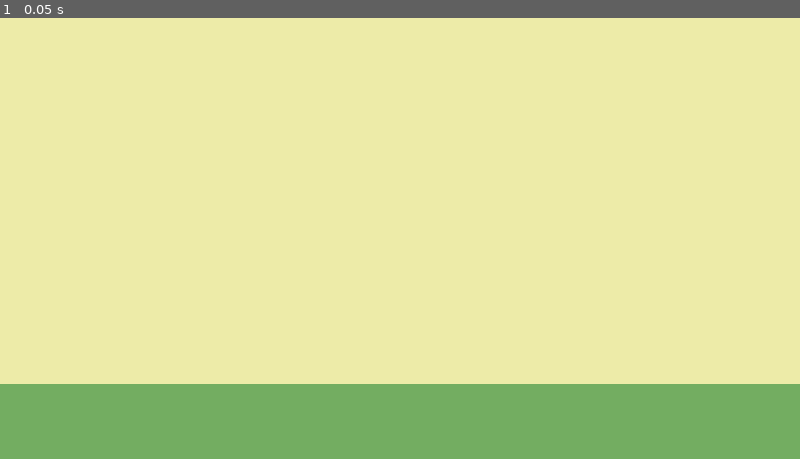
Above: before the commit, frame 1.
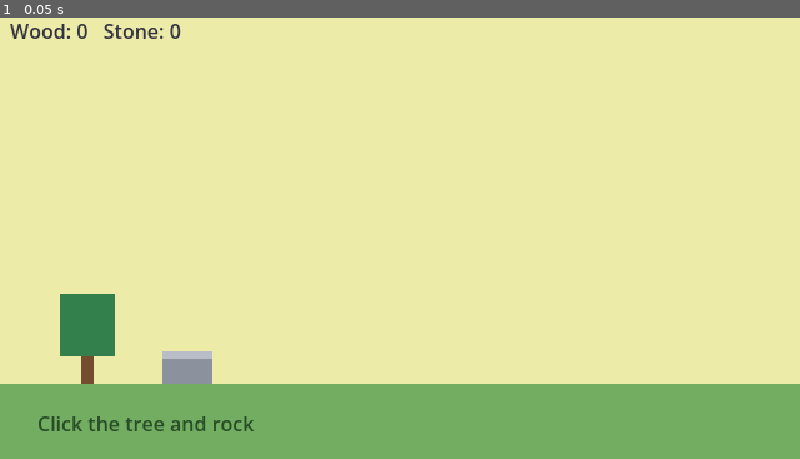
Above: after the commit, the same moment.

Repository: henrikmoepe-del/basebygger
Game: Godot game, scene res://scenes/main.tscn
Same seed, same stepped clock (60 frames per second), same inputs: the game is played once before the commit and once after it.
Inputs:
- Up to frame 1 (0.05 s): no input

The runs differ from the first frame. In frame 1, 2.2% of the frame differs, in the area x 1-32%, y 1-94%.

Commit message:
Add click-to-gather for wood and stone
Clickable tree and rock placeholders add to a global GameState,
and a HUD label shows the totals.

Co-Authored-By: Claude Opus 5.5 <noreply@anthropic.com>

Diff:
--- a/project.godot
+++ b/project.godot
@@ -14,6 +14,10 @@
 run/main_scene="res://scenes/main.tscn"
 config/features=PackedStringArray("4.7", "Forward Plus")
 
+[autoload]
+
+GameState="*res://scripts/game_state.gd"
+
 [display]
 
 window/size/viewport_width=640
--- a/scenes/main.tscn
+++ b/scenes/main.tscn
@@ -1,4 +1,7 @@
 [gd_scene format=3]
+
+[ext_resource type="Script" path="res://scripts/gather_spot.gd" id="1_gather"]
+[ext_resource type="Script" path="res://scripts/hud.gd" id="2_hud"]
 
 [node name="Main" type="Node2D"]
 
@@ -14,3 +17,37 @@
 offset_bottom = 360.0
 mouse_filter = 2
 color = Color(0.45, 0.68, 0.38, 1)
+
+[node name="Tree" type="Node2D" parent="."]
+position = Vector2(70, 300)
+script = ExtResource("1_gather")
+resource_type = "wood"
+size = Vector2(44, 72)
+
+[node name="Rock" type="Node2D" parent="."]
+position = Vector2(150, 300)
+script = ExtResource("1_gather")
+resource_type = "stone"
+size = Vector2(40, 26)
+
+[node name="HUD" type="CanvasLayer" parent="."]
+script = ExtResource("2_hud")
+
+[node name="ResourcesLabel" type="Label" parent="HUD"]
+unique_name_in_owner = true
+offset_left = 8.0
+offset_top = 6.0
+offset_right = 300.0
+offset_bottom = 30.0
+mouse_filter = 2
+theme_override_colors/font_color = Color(0.2, 0.2, 0.25, 1)
+text = "Wood: 0   Stone: 0"
+
+[node name="HintLabel" type="Label" parent="HUD"]
+offset_left = 30.0
+offset_top = 320.0
+offset_right = 220.0
+offset_bottom = 344.0
+mouse_filter = 2
+theme_override_colors/font_color = Color(0.15, 0.3, 0.15, 1)
+text = "Click the tree and rock"
--- /dev/null
+++ b/scripts/game_state.gd
@@ -0,0 +1,12 @@
+extends Node
+## Global game data (autoload). Scenes read and change the game through this,
+## so the 2D builder and the later 3D mode can share the same state.
+
+signal resources_changed
+
+var resources := {"wood": 0, "stone": 0}
+
+
+func add_resource(type: String, amount: int) -> void:
+	resources[type] += amount
+	resources_changed.emit()
--- /dev/null
+++ b/scripts/gather_spot.gd
@@ -0,0 +1,37 @@
+extends Node2D
+## A clickable spot (tree, rock) that gives a resource on each click.
+## Drawn with placeholder shapes until we have real art.
+
+@export var resource_type := "wood"
+@export var amount := 1
+@export var size := Vector2(40, 64)
+
+
+func _draw() -> void:
+	var r := _rect()
+	if resource_type == "wood":
+		# Trunk with a canopy on top.
+		draw_rect(Rect2(-5, -size.y * 0.4, 10, size.y * 0.4), Color(0.45, 0.30, 0.18))
+		draw_rect(Rect2(r.position, Vector2(size.x, size.y * 0.7)), Color(0.20, 0.50, 0.30))
+	else:
+		draw_rect(r, Color(0.55, 0.57, 0.62))
+		draw_rect(Rect2(r.position, Vector2(size.x, 6)), Color(0.72, 0.74, 0.78))
+
+
+func _unhandled_input(event: InputEvent) -> void:
+	if event is InputEventMouseButton and event.pressed and event.button_index == MOUSE_BUTTON_LEFT:
+		if _rect().has_point(make_input_local(event).position):
+			GameState.add_resource(resource_type, amount)
+			_pop()
+			get_viewport().set_input_as_handled()
+
+
+func _rect() -> Rect2:
+	# Anchored at bottom-centre so the spot stands on the ground.
+	return Rect2(-size.x / 2, -size.y, size.x, size.y)
+
+
+func _pop() -> void:
+	# Quick squash-and-return so a click feels like it did something.
+	scale = Vector2(1.15, 0.9)
+	create_tween().tween_property(self, "scale", Vector2.ONE, 0.12)
--- /dev/null
+++ b/scripts/hud.gd
@@ -0,0 +1,13 @@
+extends CanvasLayer
+## On-screen text and buttons. Only reads GameState and reacts to its signals.
+
+@onready var resources_label: Label = %ResourcesLabel
+
+
+func _ready() -> void:
+	GameState.resources_changed.connect(_refresh)
+	_refresh()
+
+
+func _refresh() -> void:
+	resources_label.text = "Wood: %d   Stone: %d" % [GameState.resources.wood, GameState.resources.stone]
Not shown, added: .gitattributes
